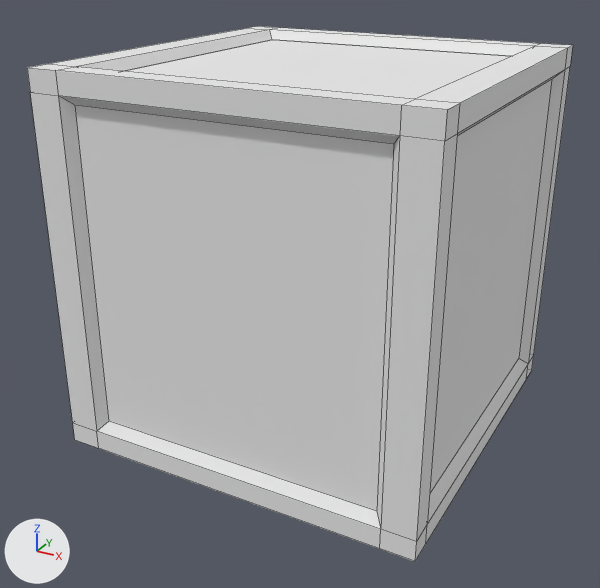
Renders of the Blender file blender/low_poly_box.blend from each side of a commit.
One viewpoint serves both versions: a 50 mm lens placed at (2.06, -4.01, 2.71), pointed at (-0.05, -0.16, 0.78). Arrows for +X, +Y and +Z are at lower left; the lights stay in place. Mesh edges are drawn as thin lines.
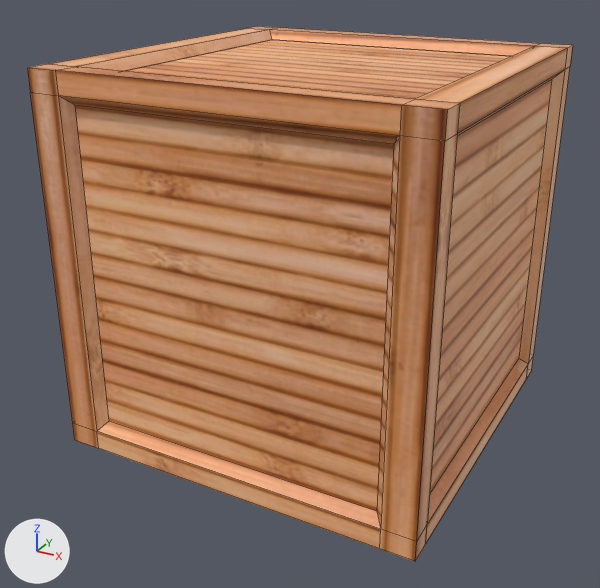
Changed parts and their boxes (x1, y1, x2, y2) in the pictures (600 x 588 px):
```json
{"object": "Cube", "change": "recoloured", "before": [27, 26, 573, 561], "after": [27, 26, 573, 561], "on screen": "grey to orange"}
```

The change, as JSON lines over the scene's bpy script:
```json
{"op": "add", "block": "img_доска_jpg", "code": ["img_доска_jpg = load_image('доска.jpg', '_unpacked/_____.jpg', 450, 300, 'sRGB')"]}
{"op": "add", "block": "mat_доска_jpg", "code": ["mat_доска_jpg = principled_material('доска.jpg')", "mat_доска_jpg.texture = img_доска_jpg"]}
{"block": "me_cube", "where": "me_cube.from_pydata(...)  # 128 vertices, 126 faces; spans x -1.06..1.06, y -1.06..1.06, z -1.06..1.06"}
{"op": "remove", "block": "me_cube", "code": "me_cube.materials.append(mat_material)  # white #e7e7e7"}
{"op": "add", "block": "me_cube", "code": "me_cube.materials.append(mat_доска_jpg)  # picture img_доска_jpg"}
```
